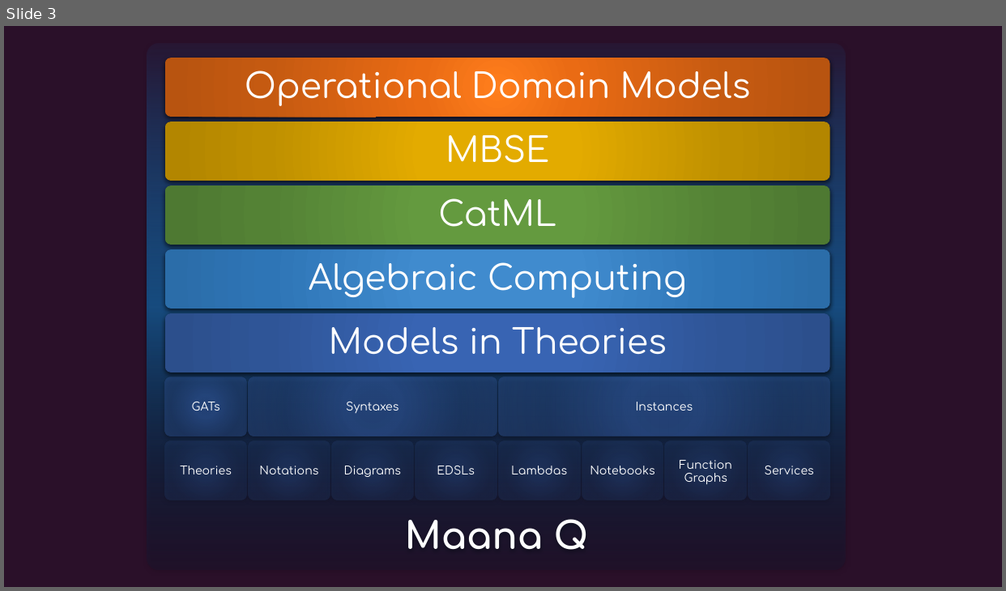
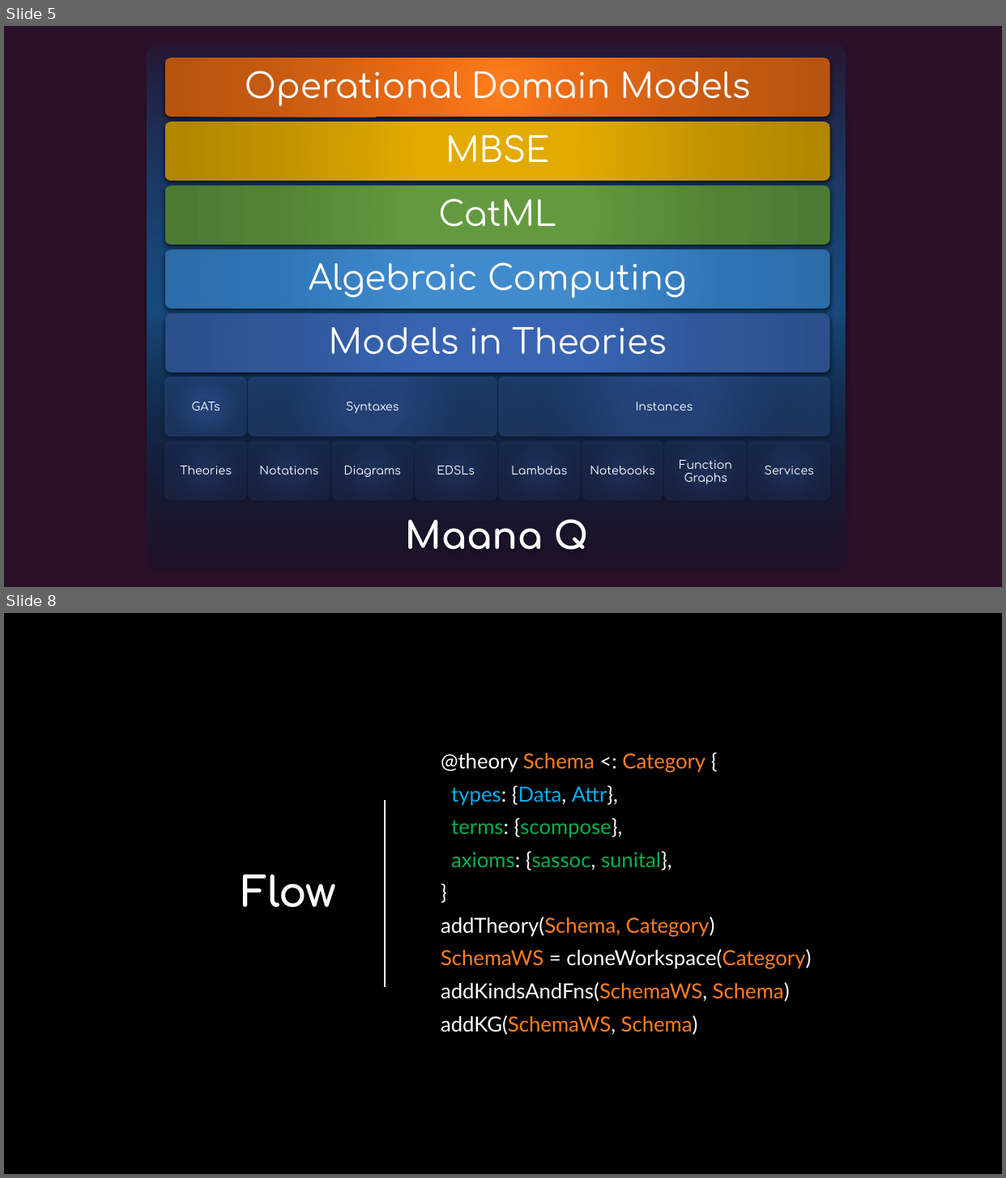
Before and after one commit to maana-io/cat-ml, a slide deck: presentations/gats-intro.pptx. Shown one above the other, each under a label of ours: slide 3 before the commit, slides 5 and 8 after it; the slides between them are not shown. The pictures are 1006x591 and 1006x1178 pixels, drawn with LibreOffice and Linux fonts; fonts in the diff are those of the drawing; background and template pictures are left out. Boxes give left, top, right and bottom in pixels: in the first picture for what was removed or moved away, otherwise in the second. Text is boxed around its words. In the diff, an @@ line names an element or a change of style, - is before the commit and + after.

```diff
--- a/presentations/gats-intro.pptx
+++ b/presentations/gats-intro.pptx
@@ slide 8 added at [4, 613, 1002, 1174], background picture (left out) @@
@@ text added at [441, 753, 811, 1035], 20 pt, text #FFFFFF @@
+@theory Schema <: Category {
+types: {Data, Attr},
+terms: {scompose},
+axioms: {sassoc, sunital},
+}
+addTheory(Schema, Category)
+SchemaWS = cloneWorkspace(Category)
+addKindsAndFns(SchemaWS, Schema)
+addKG(SchemaWS, Schema)
@@ line added from (385, 800) to (385, 987), #FFFFFF 1.25 pt @@
@@ title added at [242, 875, 336, 908], 40 pt, text #FFFFFF, bold @@
+Flow
@@ what was slide 3 is now slide 5 @@
```
Also in this commit, not shown: 10 other slides added, 1 slide removed, 1 other file.
